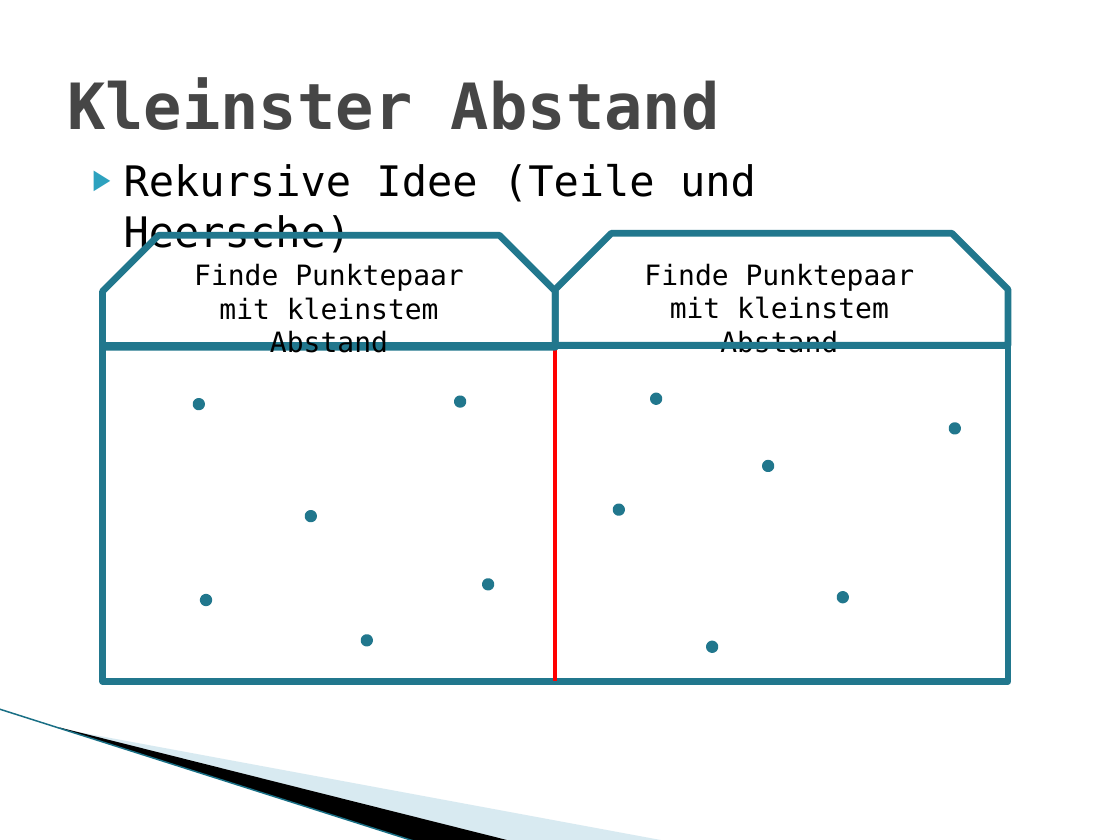
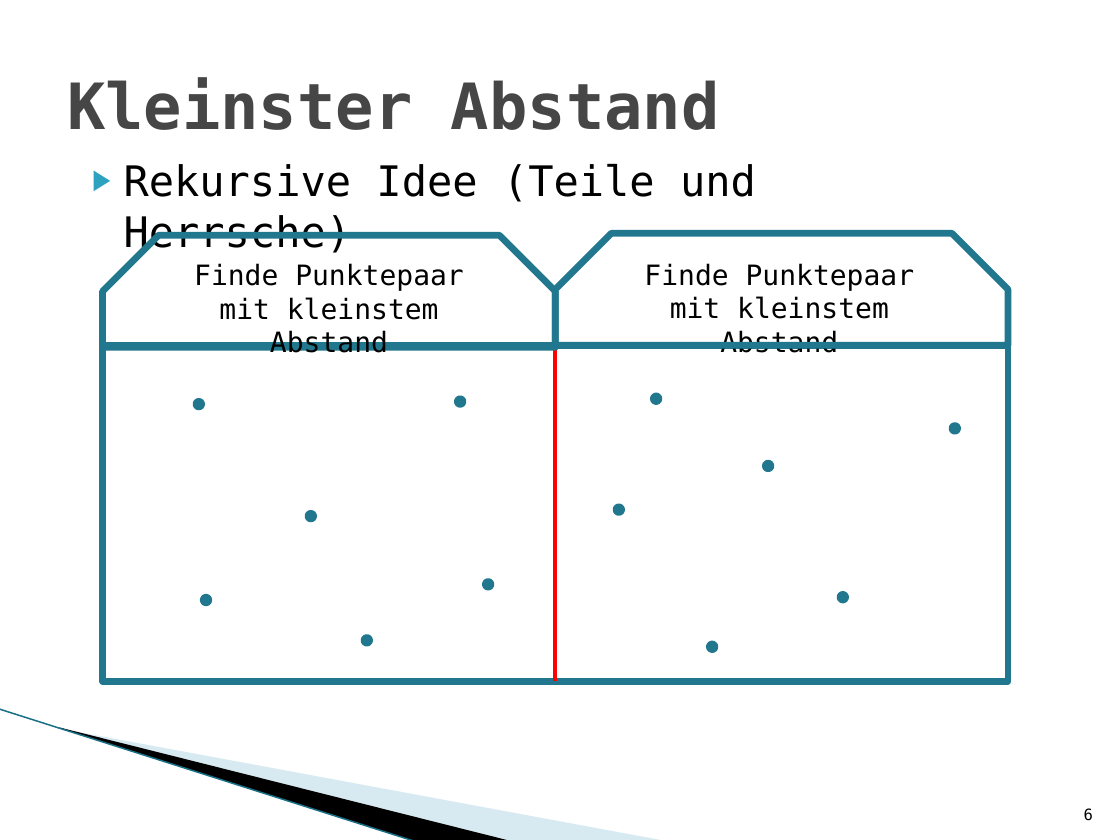
Before and after one commit to Jabro/GeometryAlgorithms, a slide deck: slide 6 of Geometrische.pptx. Drawn at 1120x840 pixels with LibreOffice and Linux fonts; fonts in the diff are those of the drawing; background and template pictures are left out. Boxes give left, top, right and bottom in pixels: in the first picture for what was removed or moved away, otherwise in the second. Text is boxed around its words. In the diff, an @@ line names an element or a change of style, - is before the commit and + after.

```diff
--- a/Geometrische.pptx
+++ b/Geometrische.pptx
@@ text at (124,164,756,256): text changed @@
-▶ Rekursive Idee (Teile und Heersche)
+▶ Rekursive Idee (Teile und Herrsche)
@@ page number added at (1084,808,1093,821), 10 pt, text #000000 @@
+6
```
Also in this commit, not shown: 18 other slides changed.
